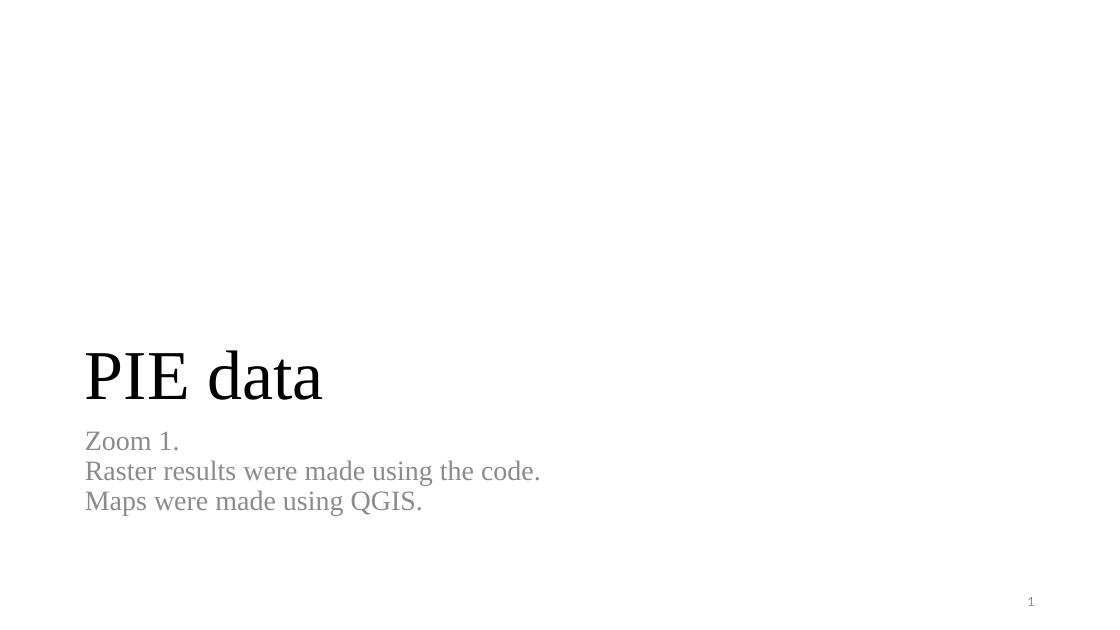
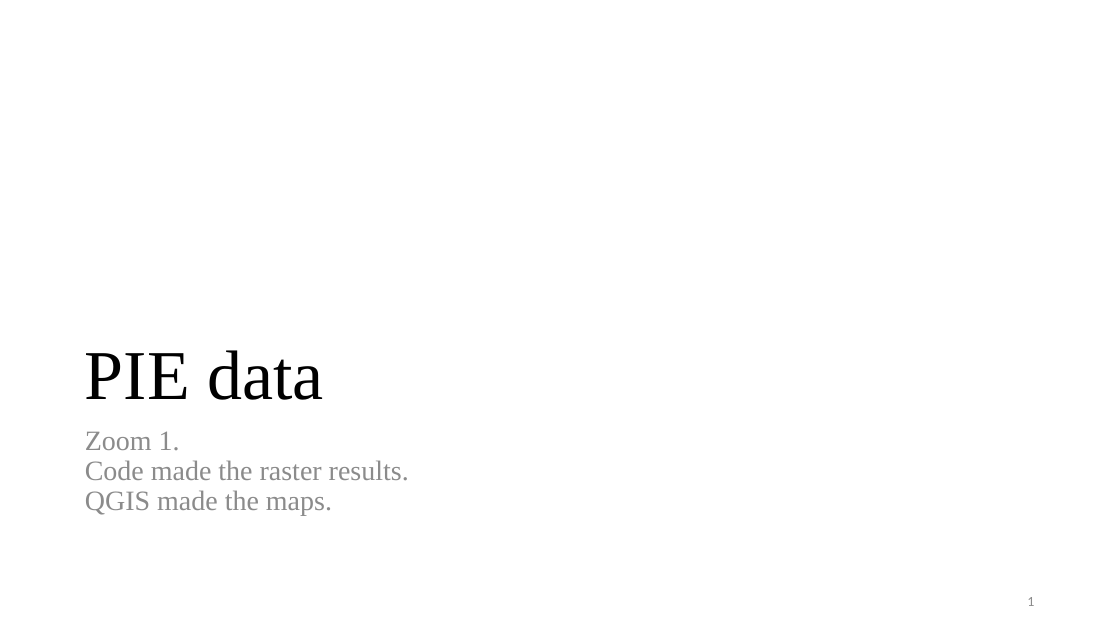
Before and after one commit to antoniovfonseca/compare-time-series, a slide deck: slide 1 of presentations/PIEzoomed1.pptx. Drawn at 1120x630 pixels with LibreOffice and Linux fonts; fonts in the diff are those of the drawing. Boxes give left, top, right and bottom in pixels: in the first picture for what was removed or moved away, otherwise in the second. Text is boxed around its words. In the diff, an @@ line names an element or a change of style, - is before the commit and + after.

Commit message:
presentation on PIE region zoom 1

```diff
--- a/presentations/PIEzoomed1.pptx
+++ b/presentations/PIEzoomed1.pptx
@@ text at (85,431,409,516): text changed @@
-Zoom 1.
-Raster results were made using the code.
-Maps were made using QGIS.
+Zoom 1.
+Code made the raster results.
+QGIS made the maps.
```
Also in this commit, not shown: 6 other slides changed, 2 slides removed.
